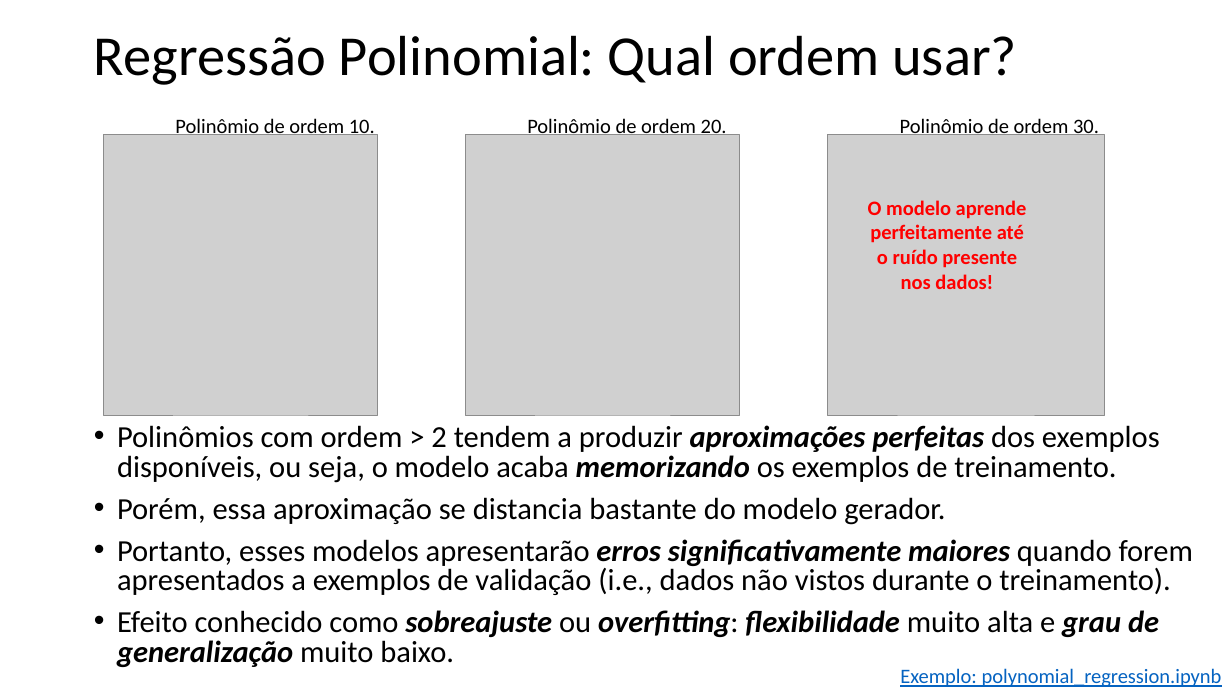
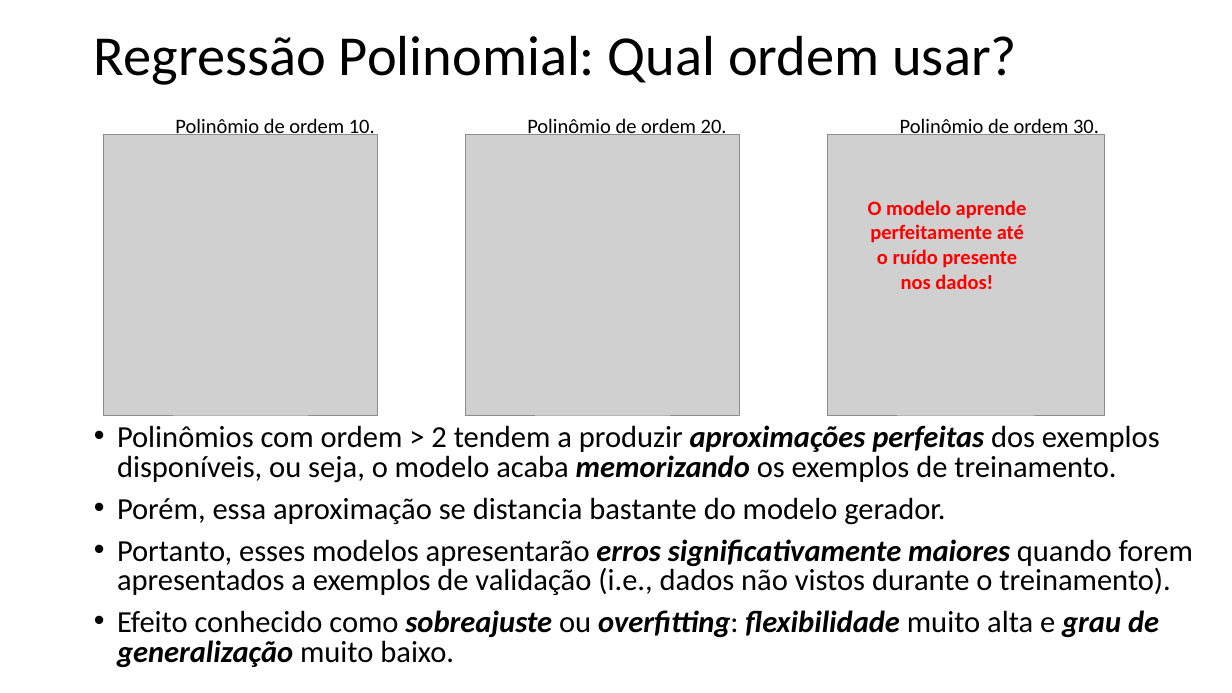
Before and after one commit to zz4fap/t319_aprendizado_de_maquina, a slide deck: slide 10 of slides/T319_Regressão_Linear (Parte IV).pptx. Drawn at 1232x693 pixels with LibreOffice and Linux fonts; fonts in the diff are those of the drawing; grey boxes stand for pictures. Boxes give left, top, right and bottom in pixels: in the first picture for what was removed or moved away, otherwise in the second. Text is boxed around its words. In the diff, an @@ line names an element or a change of style, - is before the commit and + after.

```diff
--- a/slides/T319_Regressão_Linear (Parte IV).pptx
+++ b/slides/T319_Regressão_Linear (Parte IV).pptx
@@ text removed at (900, 668, 1222, 687) @@
-Exemplo: polynomial_regression.ipynb
```
Also in this commit, not shown: 3 other slides changed, 3 other files.
